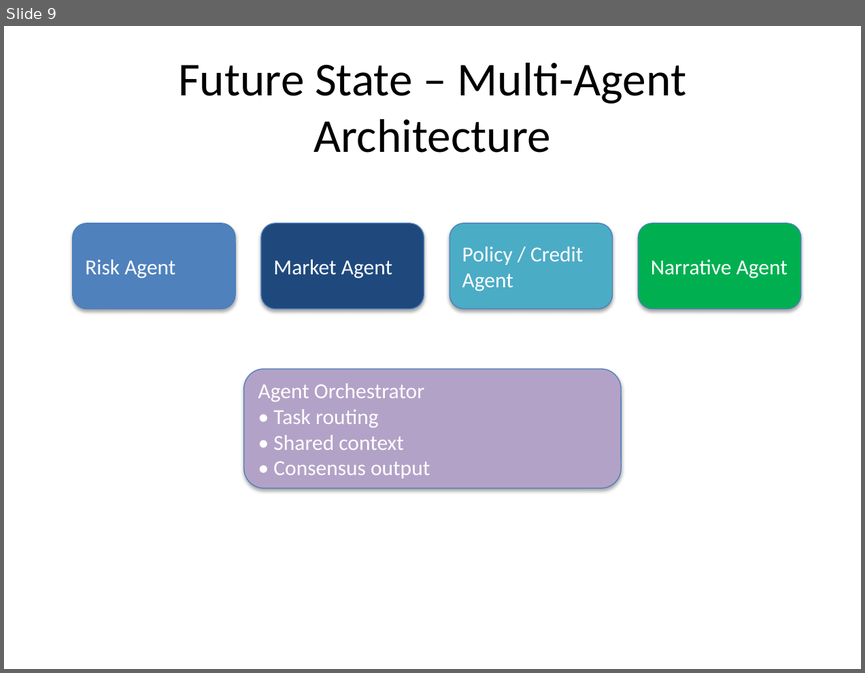
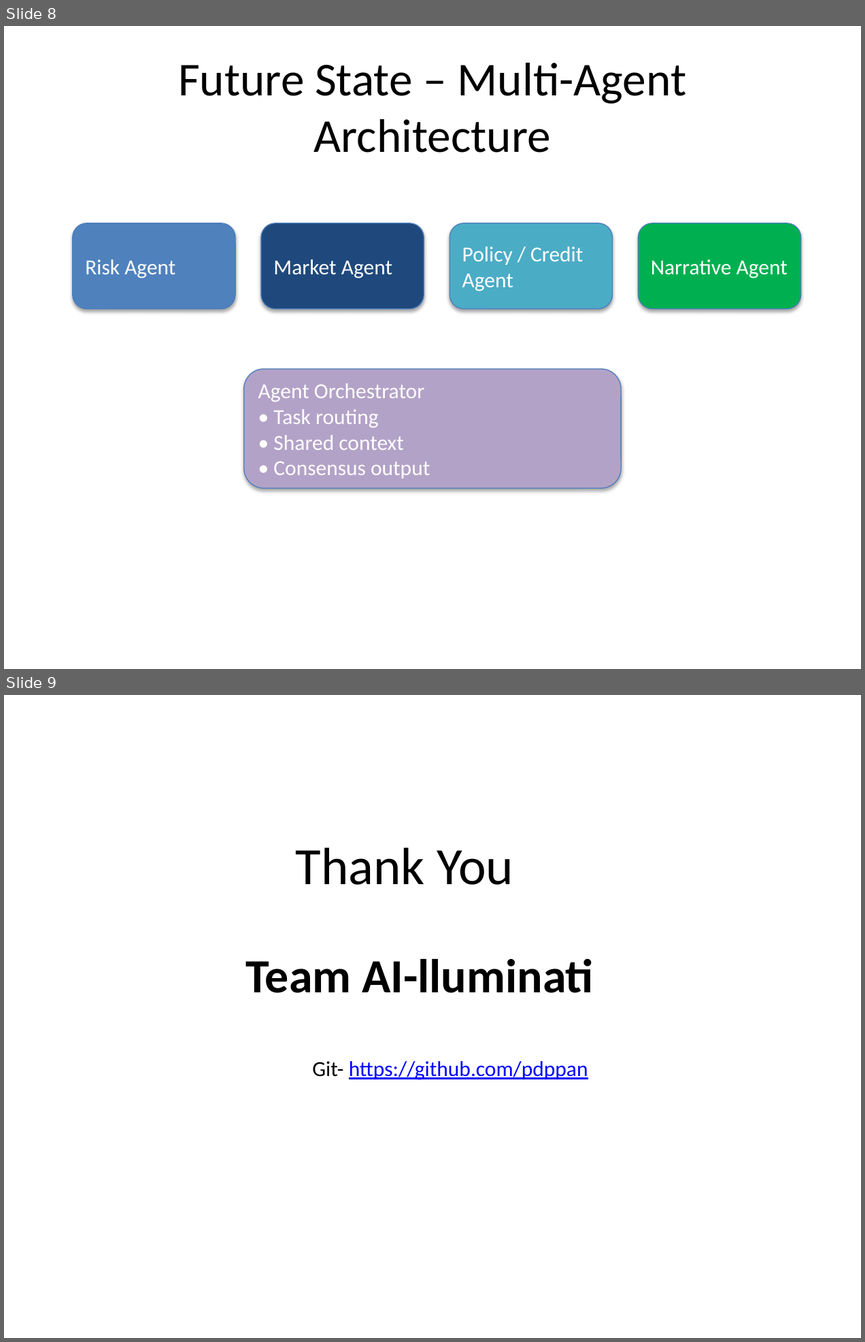
Before and after one commit to pdppan/cre-analyzer-agent, a slide deck: src/main/resources/static/CRE_Analyzer_Agent_AI-lluminati.pptx. Shown one above the other, each under a label of ours: slide 9 before the commit, slides 8 and 9 after it. The pictures are 865x673 and 865x1342 pixels, drawn with LibreOffice and Linux fonts; fonts in the diff are those of the drawing. Boxes give left, top, right and bottom in pixels: in the first picture for what was removed or moved away, otherwise in the second. Text is boxed around its words. In the diff, an @@ line names an element or a change of style, - is before the commit and + after.

```diff
--- a/src/main/resources/static/CRE_Analyzer_Agent_AI-lluminati.pptx
+++ b/src/main/resources/static/CRE_Analyzer_Agent_AI-lluminati.pptx
@@ slide 9 added at bbox=[4, 695, 861, 1338], background #FFFFFF @@
@@ title added at bbox=[296, 847, 513, 885], 44 pt, text #000000 @@
+Thank You
@@ text added at bbox=[245, 958, 594, 993], 40 pt, text #000000, bold @@
+Team AI-lluminati
@@ text added at bbox=[312, 1061, 588, 1080], 18 pt, text #0000FF, underline @@
+Git- https://github.com/pdppan
@@ what was slide 9 is now slide 8 @@
```
Also in this commit, not shown: 2 slides changed, 1 slide removed.
